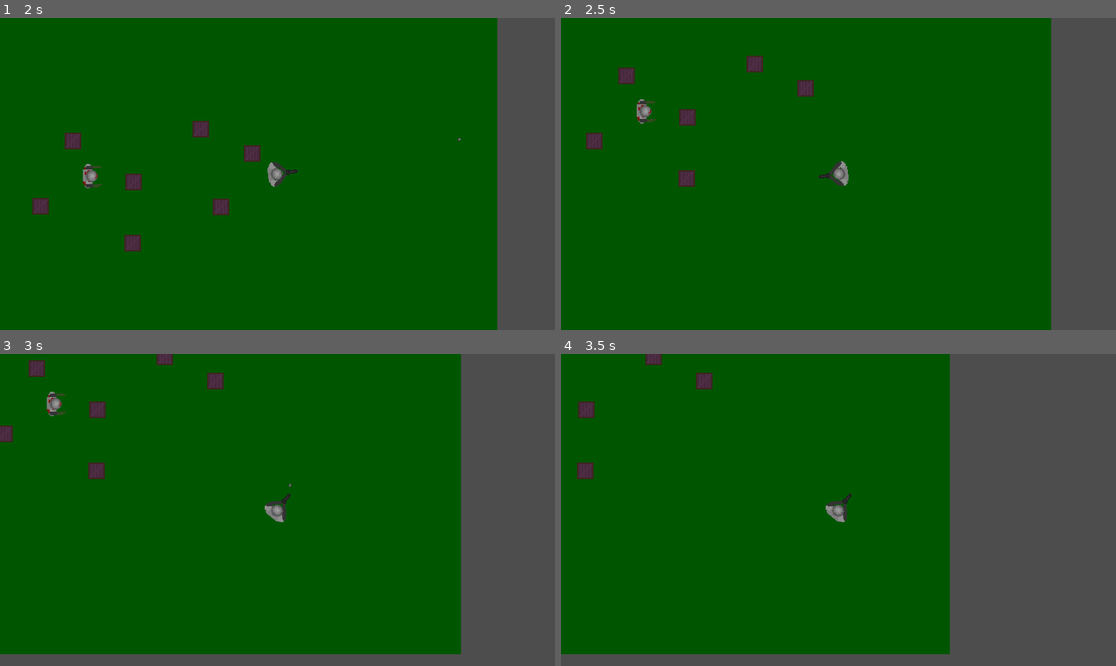
Above: before the commit, frames 1-4 (two rows, left to right).
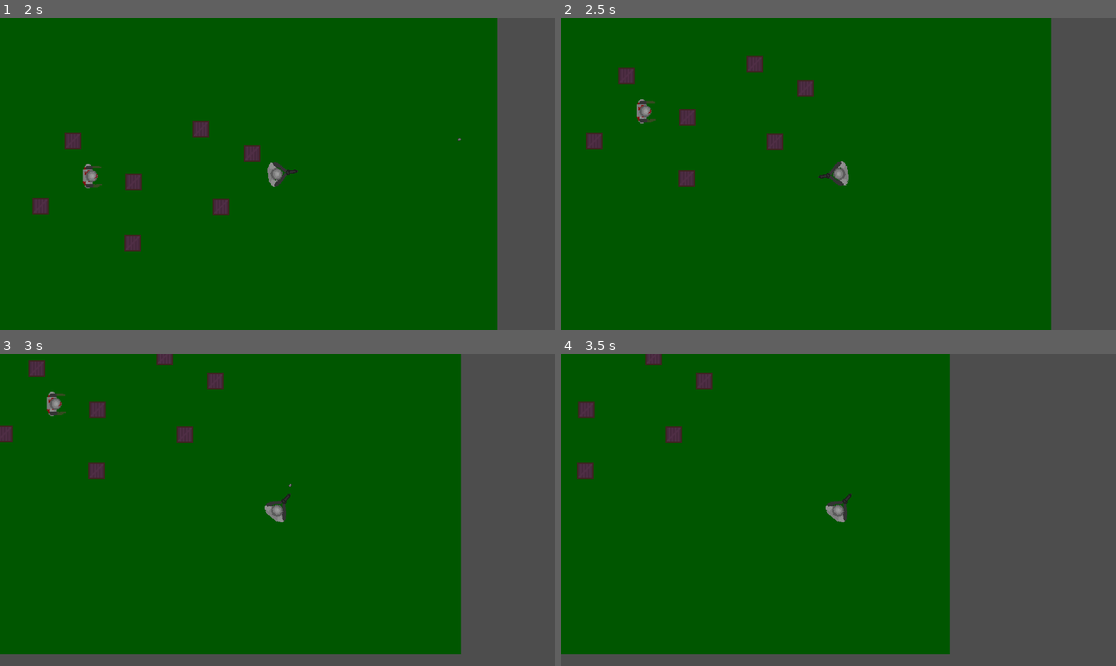
Above: after the commit, the same moments.

Repository: adittrp/cs3-capstone-project
Game: Godot game, scene res://mainmenupractice/main_menu.tscn
The game is run twice, just before and just after one commit, with the same random seed, the same clock (stepped at 60 frames per second) and the same inputs. Video files are missing from this copy of the repository; at most half a second of black plays in their place.
Inputs (mouse positions are in pixels of both pictures, inside the frame that each line leads up to):
- Up to frame 1 (2 s): click "Play Story Mode" at 0.5 s; tap Enter at 1.25 s; move the mouse to (399, 158) at 1.27 s; hold D (move_right) from 1.28 s (still down); click (399, 158) at 1.42 s
- Up to frame 2 (2.5 s): move the mouse to (727, 189) at 2.02 s; release D (move_right) at 2.03 s; hold S (move_down) from 2.03 s (still down); click (727, 189) at 2.17 s
- Up to frame 3 (3 s): move the mouse to (333, 441) at 2.77 s; release S (move_down) at 2.78 s; hold D (move_right) from 2.78 s (still down); click (333, 441) at 2.92 s
- Up to frame 4 (3.5 s): keep holding D (move_right)

Frame 1 is identical in both runs. In frame 2, 0.2% of the frame differs, in the area x 37-41%, y 36-43%; in frame 3, 0.2%; in frame 4, 0.2%.

Commit message:
Upgrade stuff

Diff:
--- a/scripts/bullet.gd
+++ b/scripts/bullet.gd
@@ -1,6 +1,7 @@
 extends Area2D
 
 @export var speed := 1600.0
+var shotPower: int
 
 var direction: Vector2 = Vector2.ZERO
 
@@ -14,7 +15,6 @@
 func _on_body_entered(body: Node2D) -> void:
 	queue_free()
 	if body.is_in_group("Enemies"):
-		body.shot_at()
+		body.shot_at(shotPower)
 	else:
 		body.queue_free()
-	print("ARWA") # Replace with function body.
--- a/scripts/enemy.gd
+++ b/scripts/enemy.gd
@@ -6,9 +6,8 @@
 var direction := Vector2.ZERO
 var health: int = 100
 
-func shot_at():
-	health -= 20
-	print(health)
+func shot_at(shotPower):
+	health -= shotPower
 	if health <= 0:
 		queue_free()
 
@@ -39,9 +38,7 @@
 	if body is Player:
 		if player == null:
 			player = body
-			print(name + " found the Player")
 
 func _on_player_detector_body_exited(body: Node2D) -> void:
 	if body is Player and player == body:
 		player = null
-		print(name + " lost the Player")
--- a/scripts/player.gd
+++ b/scripts/player.gd
@@ -6,23 +6,46 @@
 @onready var camera_remote_transform = $CameraRemoteTransform
 
 var curHealth: float = 100
+var invulnerable: bool = false
+var knockback_velocity: Vector2 = Vector2.ZERO
 
 # Upgradables
 var maxHealth: int = 100
-var shotPower: float = 20
+var shotPower: int = 20
 var movSpeed: float = 500.0
 var shotSpeed: float = 0.4
 var armor: float = 0
 var regeneration: float = 0.1
-var magnet: int = 0
-var coinMutiplier: float = 1
-#fdsaf
+var magnet: float = 0
+var coinMultiplier: float = 1
+
+var healthUpgradeLevel: int = 0
+var shotPowerUpgradeLevel: int = 0
+var movSpeedUpgradeLevel: int = 0
+var shotSpeedUpgradeLevel: int = 0
+var armorUpgradeLevel: int = 0
+var regenerationUpgradeLevel: int = 0
+var magnetUpgradeLevel: int = 0
+var coinMultiplierUpgradeLevel: int = 0
 
 var bullet_scene = preload("res://scenes/bullet.tscn")
 var canShoot = true
 
 
 func _process(delta):
+	# Upgrade things
+	maxHealth = 100 + (25 * healthUpgradeLevel)
+	shotPower = int(20 * (1 + float(shotPowerUpgradeLevel)/3))
+	movSpeed = 500 + (50 * float(movSpeedUpgradeLevel))
+	shotSpeed = 1.0 - (0.1 * float(shotSpeedUpgradeLevel))
+	if shotSpeed <= 0.2:
+		shotSpeed = 0.3
+
+	armor = 0.25 * float(armorUpgradeLevel)
+	regeneration = 0.1 + (0.15 * float(regenerationUpgradeLevel))
+	magnet = 1 + (0.25 * float(magnetUpgradeLevel))
+	coinMultiplier = (1.5 * float(coinMultiplierUpgradeLevel))
+
 	look_at(get_global_mouse_position())
 	if Input.is_action_just_pressed("quit"):
 		get_tree().quit()
@@ -33,6 +56,10 @@
 		canShoot = false
 		await get_tree().create_timer(shotSpeed).timeout
 		canShoot = true
+
+	if invulnerable:
+		await get_tree().create_timer(0.5).timeout
+		invulnerable = false
 
 func shoot():
 	var bullet = bullet_scene.instantiate()
@@ -45,6 +72,8 @@
 
 	bullet.direction = shoot_direction
 	bullet.rotation = shoot_direction.angle()
+
+	bullet.shotPower = shotPower
 
 	get_tree().current_scene.add_child(bullet)
 
@@ -61,12 +90,22 @@
 		direction.x += 1
 
 	direction = direction.normalized()
-	velocity = direction * movSpeed
+	var player_velocity = direction * movSpeed
+	velocity = player_velocity + knockback_velocity
 	move_and_slide()
-
+	knockback_velocity = knockback_velocity.move_toward(Vector2.ZERO, 1000 * delta)
 
 func _on_hitbox_body_entered(body: Node2D) -> void:
-	if body is Enemy:
-		print("Enemy touched player hitbox!")
+	if body is Enemy and !invulnerable:
+		print("Enemy hit player")
+		curHealth -= 20
+		invulnerable = true
+		print(curHealth)
+
+		# Apply knockback direction and force
+		var knockback_dir = (global_position - body.global_position).normalized()
+		knockback_velocity = knockback_dir * 500
+
+	if curHealth <= 0:
 		died.emit()
 		queue_free()
--- a/upgrade_screen_folder/upgrade_screen.tscn
+++ b/upgrade_screen_folder/upgrade_screen.tscn
@@ -43,10 +43,10 @@
 
 [node name="Button" type="Button" parent="UI/UILayer"]
 layout_mode = 0
-offset_left = 120.0
-offset_top = 81.0
-offset_right = 237.0
-offset_bottom = 131.0
+offset_left = 46.0
+offset_top = 36.0
+offset_right = 163.0
+offset_bottom = 86.0
 theme_override_font_sizes/font_size = 26
 theme_override_styles/focus = SubResource("StyleBoxEmpty_scxlh")
 theme_override_styles/hover = SubResource("StyleBoxFlat_adbc8")
Not shown: 1 places in upgrade_screen_folder/upgrade_screen.tscn that only renumber resources
